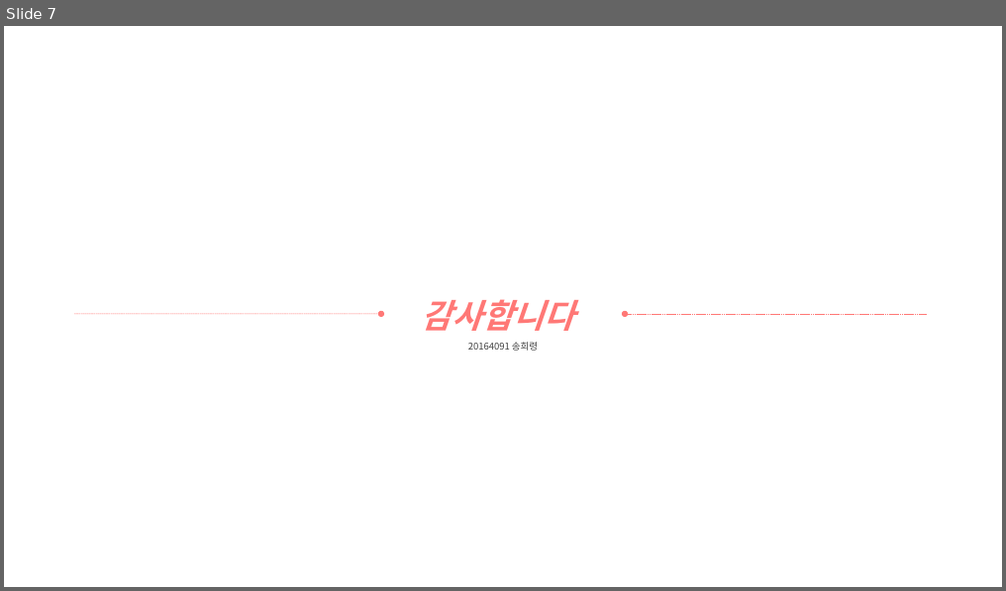
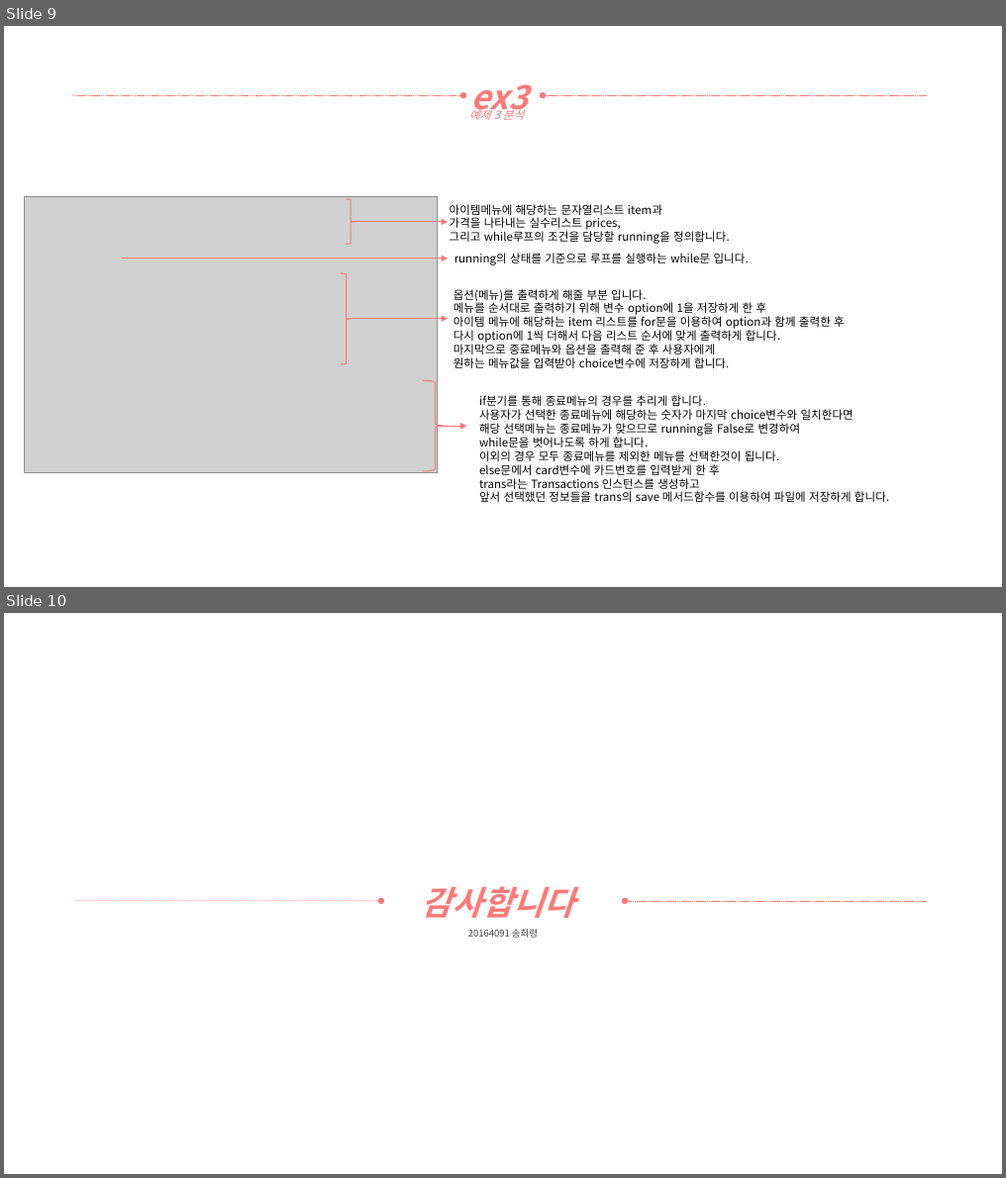
Before and after one commit to yooatom2200/Programing_Base_2, a slide deck: 1장/20164091-송희령-7주차 과제1.pptx. Shown one above the other, each under a label of ours: slide 7 before the commit, slides 9 and 10 after it. The pictures are 1006x591 and 1006x1178 pixels, drawn with LibreOffice and Linux fonts; fonts in the diff are those of the drawing; grey boxes stand for pictures. Boxes give left, top, right and bottom in pixels: in the first picture for what was removed or moved away, otherwise in the second. Text is boxed around its words. In the diff, an @@ line names an element or a change of style, - is before the commit and + after.

Commit message:
3번예제 정리

```diff
--- a/1장/20164091-송희령-7주차 과제1.pptx
+++ b/1장/20164091-송희령-7주차 과제1.pptx
@@ slide 9 added at (4, 26, 1002, 587), background #FFFFFF @@
@@ text added at (471, 84, 529, 119), 32 pt, text #FF7876, bold, italic @@
+ex3
@@ arrow added from (73, 95) to (463, 95), #FF7876 0.5 pt dashed @@
@@ text added at (469, 107, 524, 120), 11 pt, text #FF7876, italic @@
+예제 3 분석
@@ arrow added from (927, 95) to (543, 95), #FF7876 0.5 pt dashed @@
@@ picture added at (24, 196, 438, 472) @@
@@ right brace added at (347, 199, 355, 245), outline #FF7876 1 pt @@
@@ arrow added from (355, 222) to (448, 222), #FF7876 1 pt @@
@@ text added at (450, 204, 730, 244), 11 pt, text #000000 @@
+아이템메뉴에 해당하는 문자열리스트 item과
+가격을 나타내는 실수리스트 prices,
+그리고 while루프의 조건을 담당할 running을 정의합니다.
@@ arrow added from (122, 259) to (448, 259), #FF7876 1 pt @@
@@ text added at (454, 253, 748, 266), 11 pt, text #000000 @@
+running의 상태를 기준으로 루프를 실행하는 while문 입니다.
@@ right brace added at (341, 274, 351, 366), outline #FF7876 1 pt @@
@@ text added at (453, 289, 845, 369), 11 pt, text #000000 @@
+옵션(메뉴)를 출력하게 해줄 부분 입니다.
+메뉴를 순서대로 출력하기 위해 변수 option에 1을 저장하게 한 후
+아이템 메뉴에 해당하는 item 리스트를 for문을 이용하여 option과 함께 출력한 후
+다시 option에 1씩 더해서 다음 리스트 순서에 맞게 출력하게 합니다.
+마지막으로 종료메뉴와 옵션을 출력해 준 후 사용자에게
+원하는 메뉴값을 입력받아 choice변수에 저장하게 합니다.
@@ arrow added from (350, 319) to (448, 319), #FF7876 1 pt @@
@@ right brace added at (423, 380, 448, 472), outline #FF7876 1 pt @@
@@ text added at (479, 395, 889, 502), 11 pt, text #000000 @@
+if분기를 통해 종료메뉴의 경우를 추리게 합니다.
+사용자가 선택한 종료메뉴에 해당하는 숫자가 마지막 choice변수와 일치한다면
+해당 선택메뉴는 종료메뉴가 맞으므로 running을 False로 변경하여
+while문을 벗어나도록 하게 합니다.
+이외의 경우 모두 종료메뉴를 제외한 메뉴를 선택한것이 됩니다.
+else문에서 card변수에 카드번호를 입력받게 한 후
+trans라는 Transactions 인스턴스를 생성하고
+앞서 선택했던 정보들을 trans의 save 메서드함수를 이용하여 파일에 저장하게 합니다.
@@ arrow added from (442, 427) to (466, 427), #FF7876 1 pt @@
@@ what was slide 7 is now slide 10 @@
```
Also in this commit, not shown: 1 slide changed, 2 other slides added, 2 other files.
